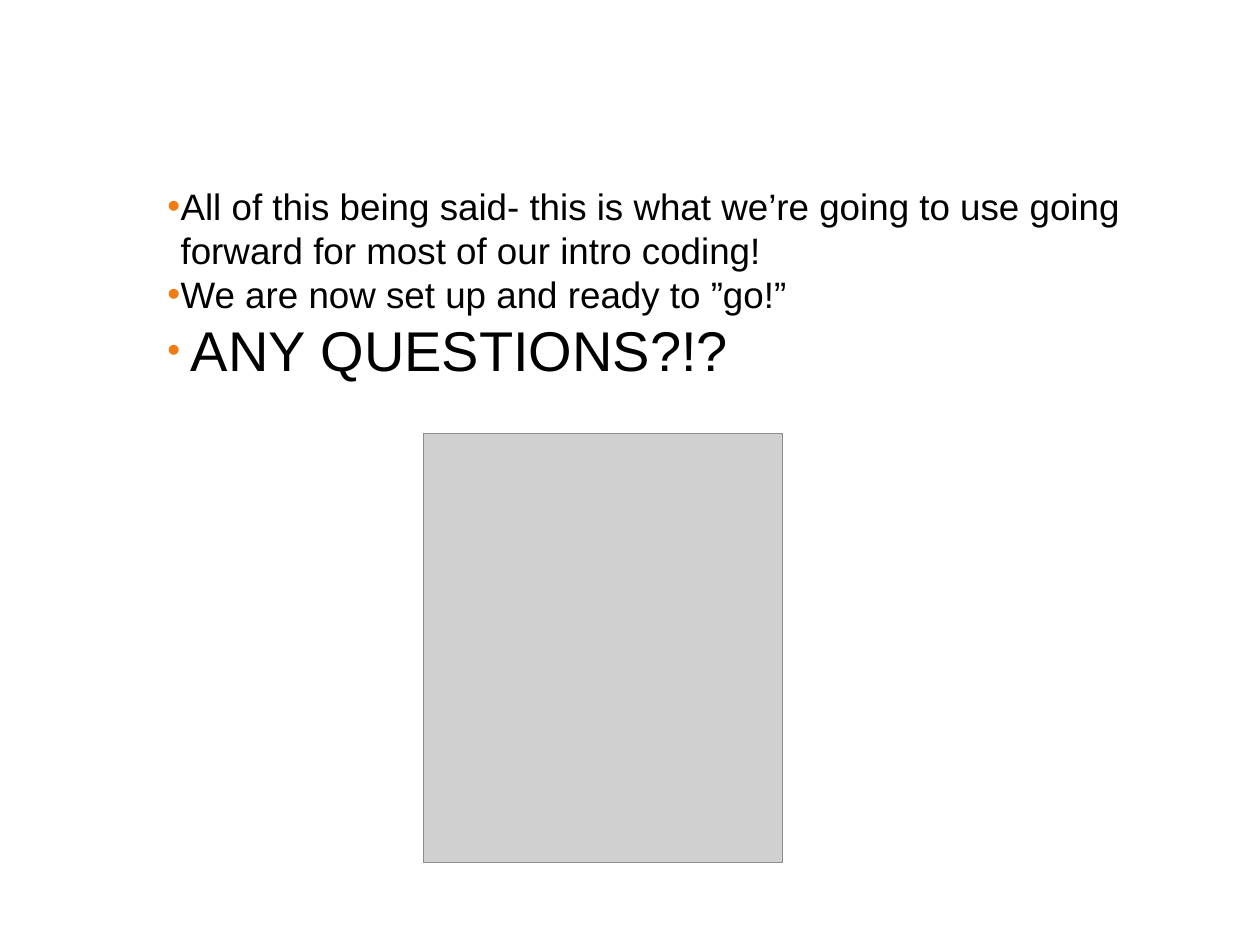
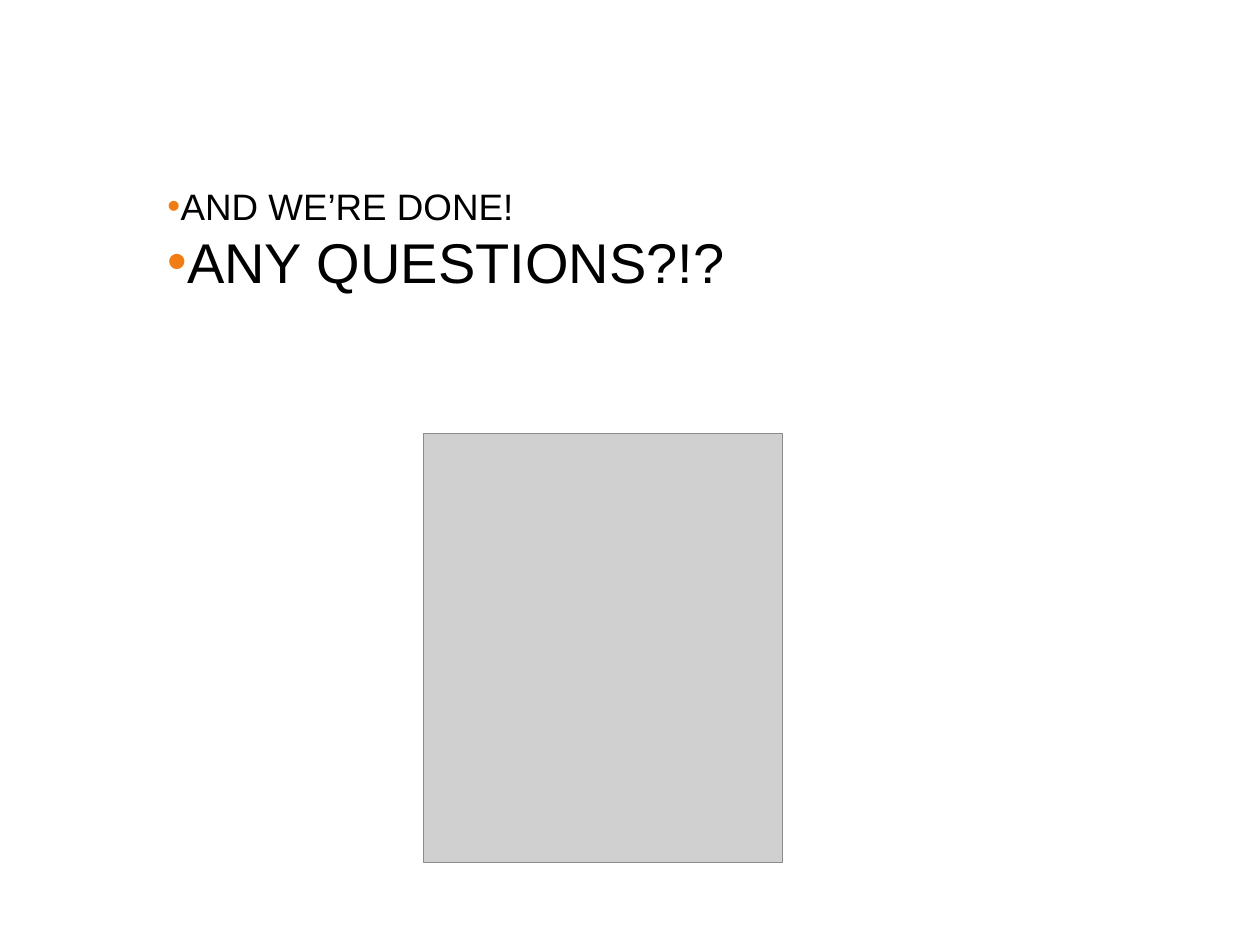
Before and after one commit to ferninphilly/golang_vmware, a slide deck: slide 57 of Module_Two/presentations/module_2_presentation.pptx (slide 41 before the commit). Drawn at 1260x945 pixels with LibreOffice and Linux fonts; fonts in the diff are those of the drawing; grey boxes stand for pictures; background and template pictures are left out. Boxes give left, top, right and bottom in pixels: in the first picture for what was removed or moved away, otherwise in the second. Text is boxed around its words. In the diff, an @@ line names an element or a change of style, - is before the commit and + after.

```diff
--- a/Module_Two/presentations/module_2_presentation.pptx
+++ b/Module_Two/presentations/module_2_presentation.pptx
@@ text at (167,194,513,221): text changed @@
-    • All of this being said- this is what we’re going to use going forward for most of our intro coding!
-    • We are now set up and ready to ”go!”
+    • AND WE’RE DONE!
```
Also in this commit, not shown: 16 slides added, 2 other files.
